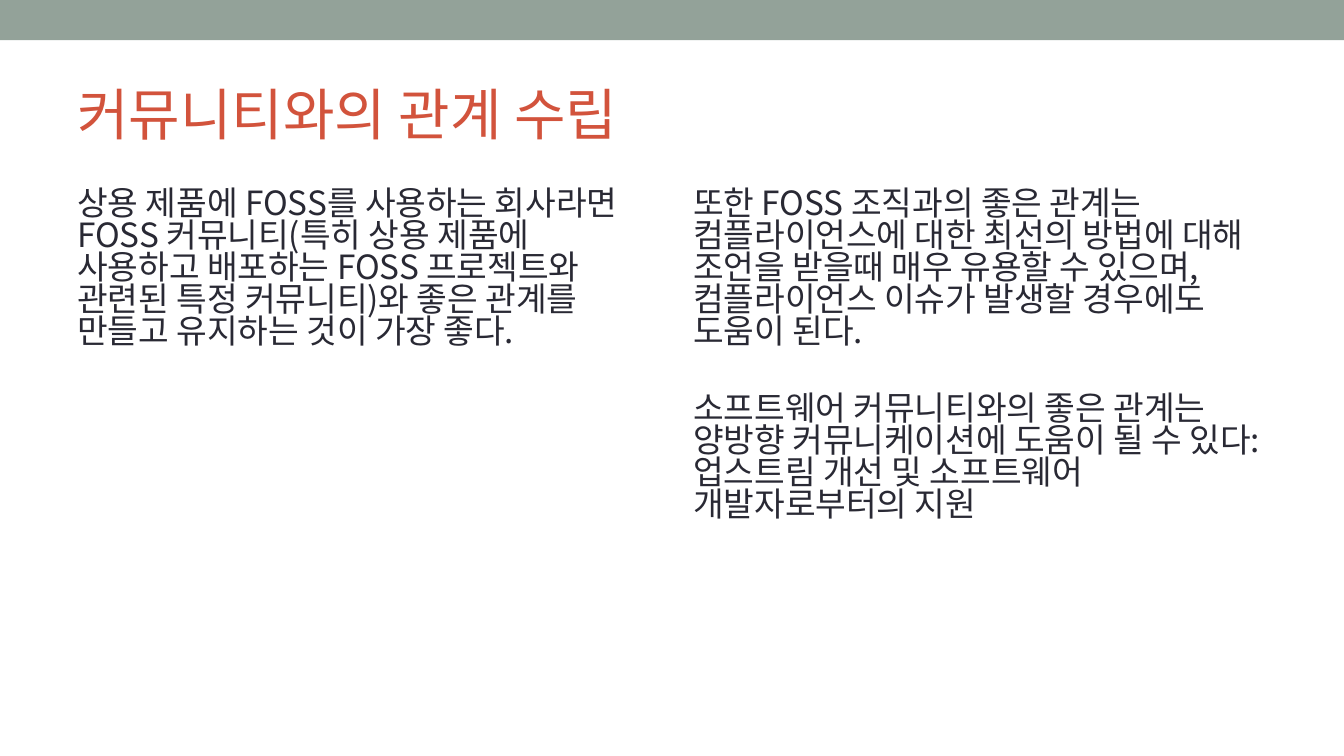
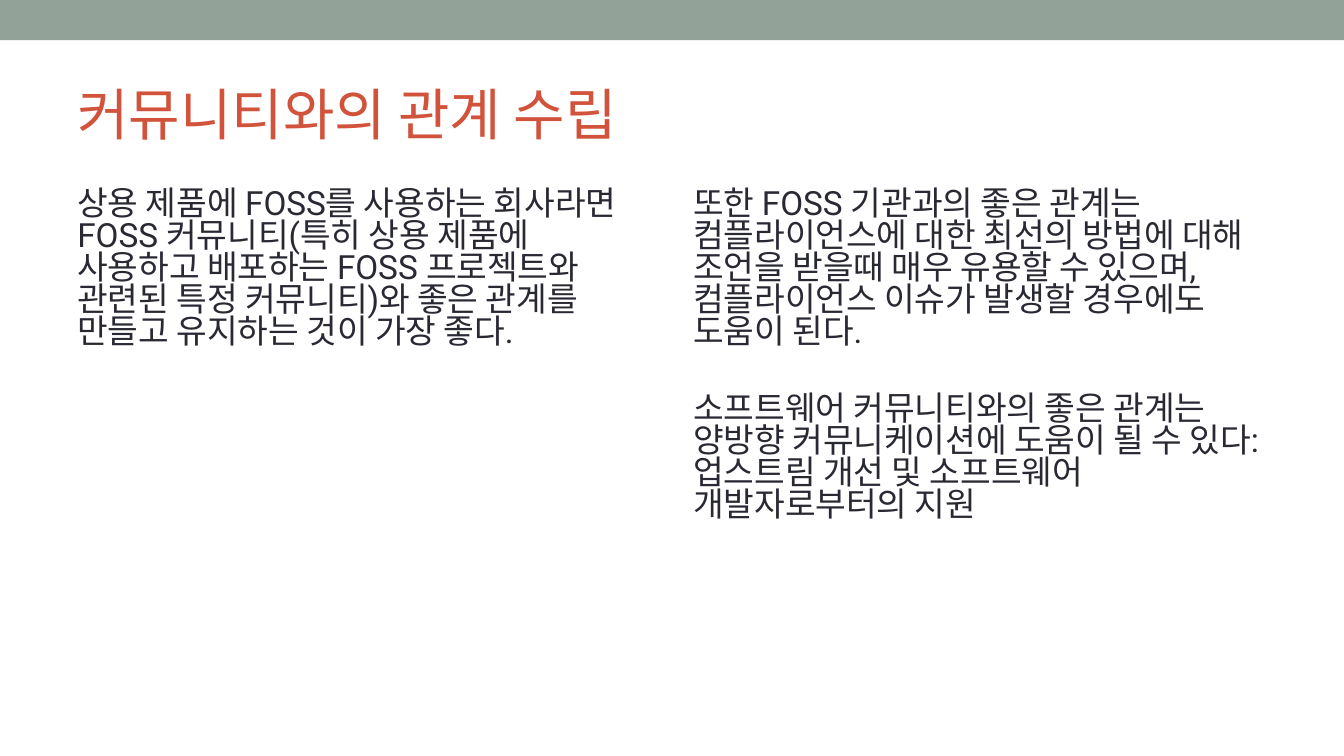
Before and after one commit to OpenChain-KWG/Curriculum-Translation-KR, a slide deck: slide 77 of target/slides/openchain-curriculum-for-1-1.pptx. Drawn at 1344x756 pixels with LibreOffice and Linux fonts; fonts in the diff are those of the drawing; background and template pictures are left out. Boxes give left, top, right and bottom in pixels: in the first picture for what was removed or moved away, otherwise in the second. Text is boxed around its words. In the diff, an @@ line names an element or a change of style, - is before the commit and + after.

```diff
--- a/target/slides/openchain-curriculum-for-1-1.pptx
+++ b/target/slides/openchain-curriculum-for-1-1.pptx
@@ text "상용 제품에 FOSS를 사용하는 회사라면 ..." at [77, 187, 616, 346]: font Noto Sans CJK KR to Roboto @@
@@ text at [693, 187, 1243, 346]: text changed; font Noto Sans CJK KR to Roboto @@
-또한 FOSS 조직과의 좋은 관계는 컴플라이언스에 대한 최선의 방법에 대해 조언을 받을때 매우 유용할 수 있으며, 컴플라이언스 이슈가 발생할 경우에도 도움이 된다.
+또한 FOSS 기관과의 좋은 관계는 컴플라이언스에 대한 최선의 방법에 대해 조언을 받을때 매우 유용할 수 있으며, 컴플라이언스 이슈가 발생할 경우에도 도움이 된다.
```
Also in this commit, not shown: 82 other slides changed, 3 other files.
